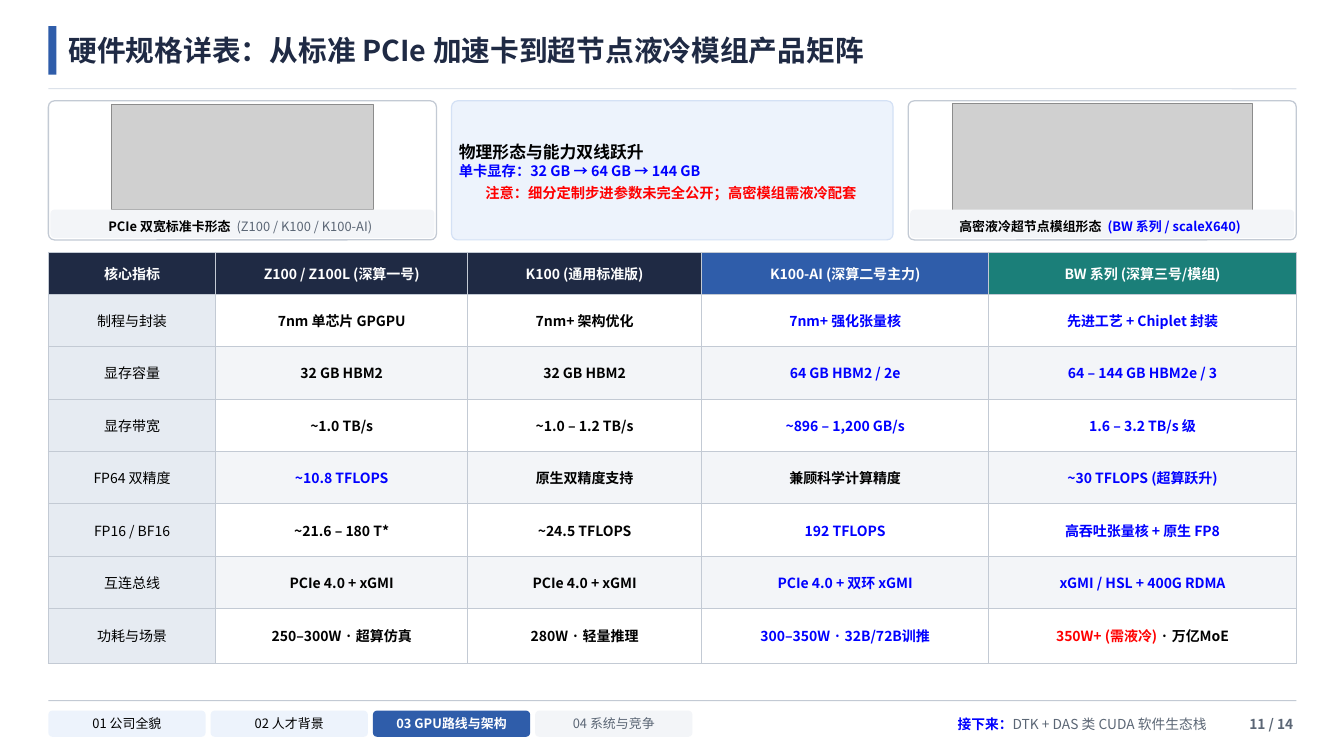
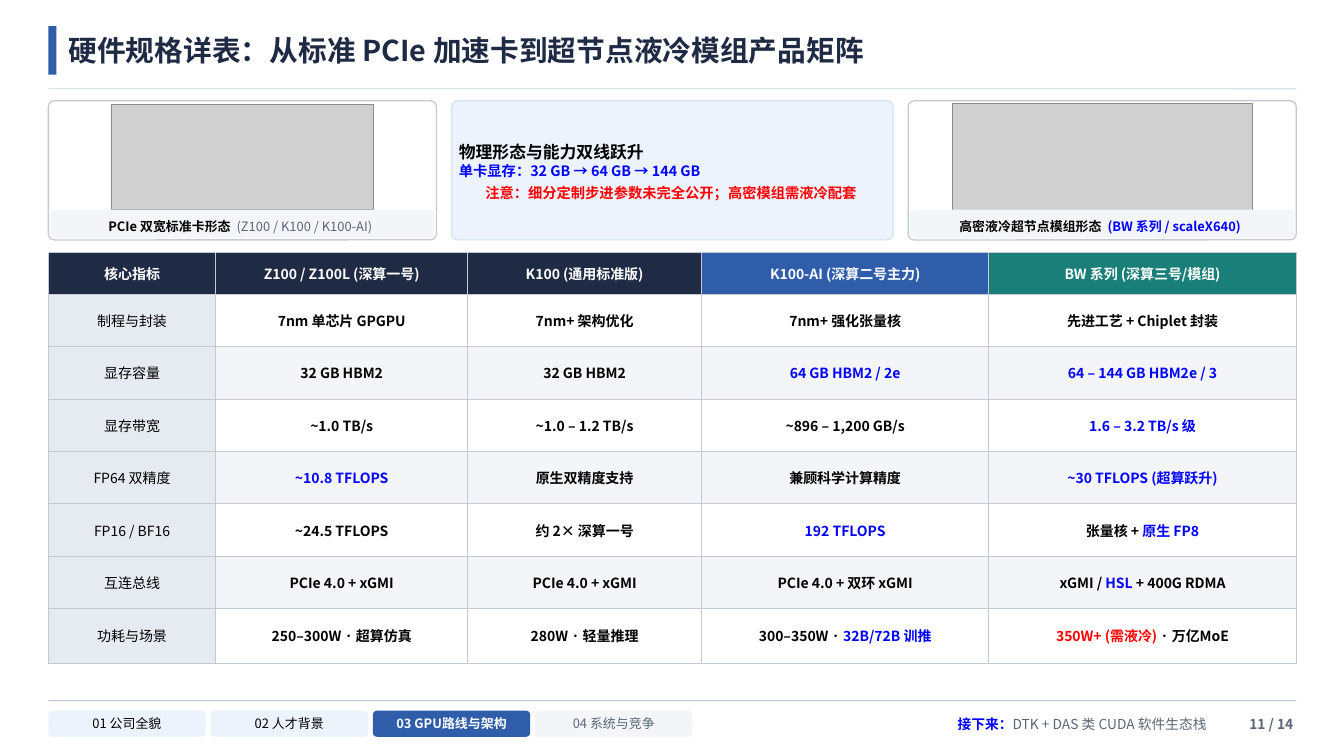
Before and after one commit to zhenghao21/heterollm-sim-4.0.0, a slide deck: slide 11 of docs/presentations/hygon_gpu_research_20261112/海光GPU深度调研报告.pptx. Drawn at 1344x756 pixels with LibreOffice and Linux fonts; fonts in the diff are those of the drawing; grey boxes stand for pictures. Boxes give left, top, right and bottom in pixels: in the first picture for what was removed or moved away, otherwise in the second. Text is boxed around its words. In the diff, an @@ line names an element or a change of style, - is before the commit and + after.

```diff
--- a/docs/presentations/hygon_gpu_research_20261112/海光GPU深度调研报告.pptx
+++ b/docs/presentations/hygon_gpu_research_20261112/海光GPU深度调研报告.pptx
@@ table at <box>48,252,1297,650</box> @@
-row 6: FP16 / BF16 | ~21.6 – 180 T* | ~24.5 TFLOPS | 192 TFLOPS | 高吞吐张量核 + 原生 FP8
+row 6: FP16 / BF16 | ~24.5 TFLOPS | 约 2× 深算一号 | 192 TFLOPS | 张量核 + 原生 FP8
-row 8, column 4: 300–350W · 32B/72B训推
+row 8, column 4: 300–350W · 32B/72B 训推
@@ text colour #0000FF to #000000 in "7nm+ 强化张量核", "先进工艺 + Chiplet 封装", "~896 – 1,200 GB/s", "PCIe 4.0 + 双环 xGMI" and 1 more places @@
```
Also in this commit, not shown: 9 other slides changed, 32 other files.
